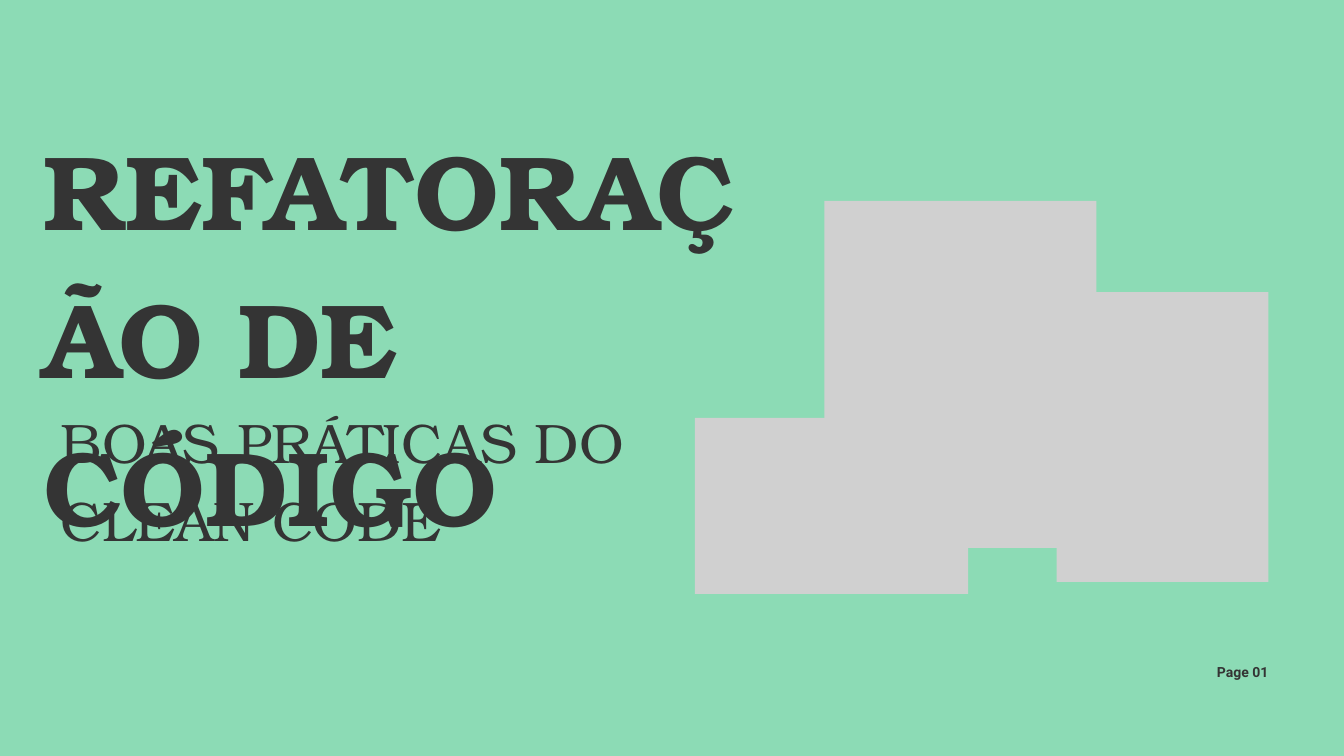
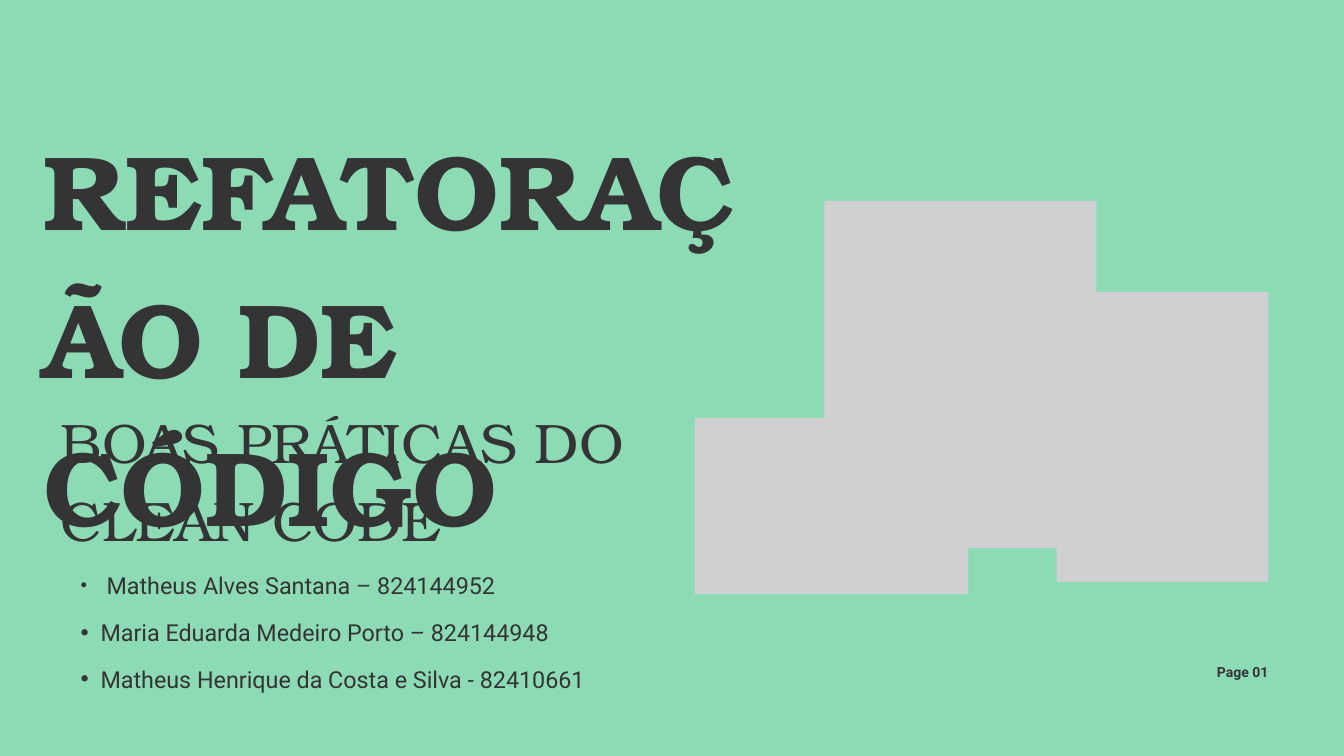
Before and after one commit to mariamempor/guilded-rose-clean-code-A3, a slide deck: slide 1 of cleanCode.pptx. Drawn at 1344x756 pixels with LibreOffice and Linux fonts; fonts in the diff are those of the drawing; grey boxes stand for pictures; background and template pictures are left out. Boxes give left, top, right and bottom in pixels: in the first picture for what was removed or moved away, otherwise in the second. Text is boxed around its words. In the diff, an @@ line names an element or a change of style, - is before the commit and + after.

```diff
--- a/cleanCode.pptx
+++ b/cleanCode.pptx
@@ text at (x1=101, y1=576, x2=585, y2=693): paragraphs added @@
+  • Matheus Alves Santana – 824144952
+  • Maria Eduarda Medeiro Porto – 824144948
+  • Matheus Henrique da Costa e Silva - 82410661
```
